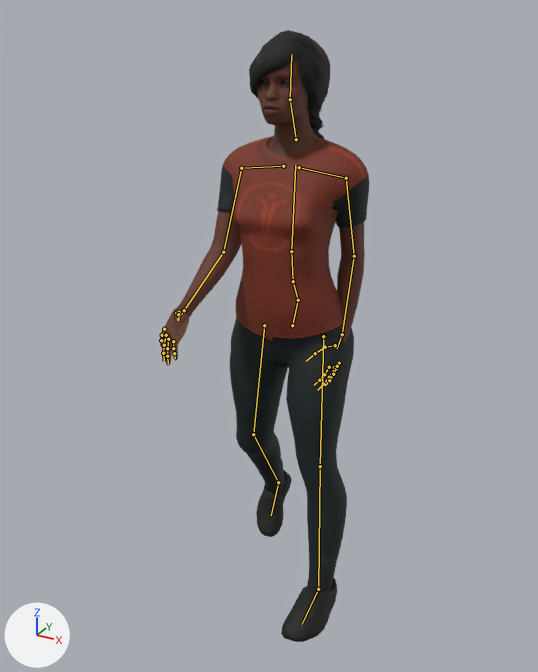
An edit to the glTF model public/models/npcs/braamfontein-creative.glb, drawn before and after from the same camera.
Before and after are seen from a 50 mm camera at (0.937, -1.876, 1.788) aimed at (-0.084, -0.02, 0.86). The lights are fixed; the arrows at lower left show +X, +Y and +Z. The older version comes first. Both versions are drawn at frame 13 of the action 'sprint'; the numbers are the values there. The bones that change, and the others that lie on the model, are drawn over the model as lines.

Names of what the first picture shows: 'EyesMesh', 'HairShoesMesh', 'OutfitMesh', 'SkinMesh'.
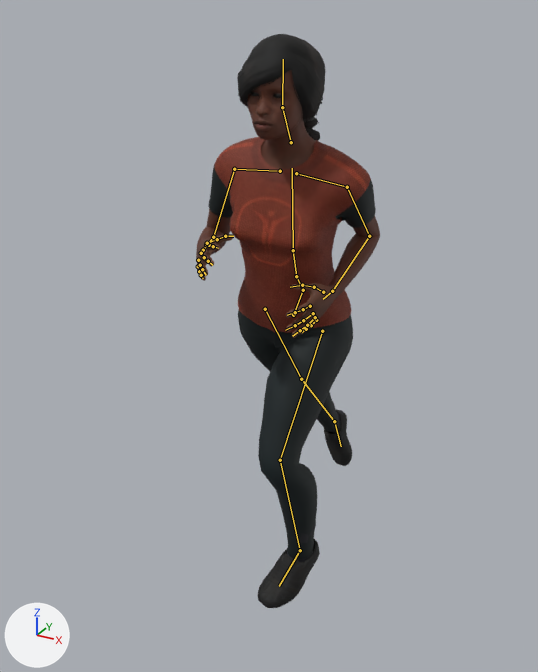
Edits to the scene script, one JSON object a line:
```json
{"block": "bone_hips", "where": "bone_hips = bpy.data.objects['Npc_braamfontein-creative'].pose.bones['Hips']  # child of 'Root'"}
{"op": "set", "path": "bone_hips.location", "old": "(0.0, 0.0, 0.0)", "new": "(0.003, 0.029, 0.02)"}
{"op": "set", "path": "bone_hips.rotation_quaternion", "old": "(0.997, 0.069, -0.012, 0.012)", "new": "(0.995, 0.065, 0.019, -0.073)", "note": "degrees (8, -1, 1) -> degrees (7, 3, -8)"}
{"block": "bone_spine", "where": "bone_spine = bpy.data.objects['Npc_braamfontein-creative'].pose.bones['Spine']  # child of 'Hips'"}
{"op": "set", "path": "bone_spine.rotation_quaternion", "old": "(0.999, -0.038, 0.0, 0.009)", "new": "(0.99, 0.111, 0.062, 0.058)", "note": "degrees (-4, 0, 1) -> degrees (13, 6, 7)"}
{"block": "bone_chest", "where": "bone_chest = bpy.data.objects['Npc_braamfontein-creative'].pose.bones['Chest']  # child of 'Spine'"}
{"op": "set", "path": "bone_chest.rotation_quaternion", "old": "(0.998, -0.052, 0.001, -0.017)", "new": "(0.997, -0.059, 0.006, -0.043)", "note": "degrees (-6, 0, -2) -> degrees (-7, 0, -5)"}
{"block": "bone_upperarm_l", "where": "bone_upperarm_l = bpy.data.objects['Npc_braamfontein-creative'].pose.bones['UpperArm_L']  # child of 'clavicle_l'"}
{"op": "set", "path": "bone_upperarm_l.rotation_quaternion", "old": "(0.921, -0.168, 0.063, -0.347)", "new": "(0.902, -0.25, 0.154, -0.316)", "note": "degrees (-21, 0, -41) -> degrees (-34, 7, -41)"}
{"block": "bone_lowerarm_l", "where": "bone_lowerarm_l = bpy.data.objects['Npc_braamfontein-creative'].pose.bones['LowerArm_L']  # child of 'UpperArm_L'"}
{"op": "set", "path": "bone_lowerarm_l.rotation_quaternion", "old": "(0.999, -0.04, 0.0, 0.0)", "new": "(0.83, 0.557, 0.0, -0.025)", "note": "degrees (-5, 0, 0) -> degrees (68, 2, -2)"}
{"block": "bone_upperarm_r", "where": "bone_upperarm_r = bpy.data.objects['Npc_braamfontein-creative'].pose.bones['UpperArm_R']  # child of 'clavicle_r'"}
{"op": "set", "path": "bone_upperarm_r.rotation_quaternion", "old": "(0.921, 0.168, 0.063, 0.347)", "new": "(0.975, 0.017, -0.136, 0.177)", "note": "degrees (21, 0, 41) -> degrees (-1, -16, 21)"}
{"block": "bone_lowerarm_r", "where": "bone_lowerarm_r = bpy.data.objects['Npc_braamfontein-creative'].pose.bones['LowerArm_R']  # child of 'UpperArm_R'"}
{"op": "set", "path": "bone_lowerarm_r.rotation_quaternion", "old": "(0.999, -0.04, 0.0, 0.0)", "new": "(0.779, 0.627, 0.0, 0.029)", "note": "degrees (-5, 0, 0) -> degrees (78, -2, 3)"}
{"block": "bone_head", "where": "bone_head = bpy.data.objects['Npc_braamfontein-creative'].pose.bones['Head']  # child of 'neck_01'"}
{"op": "set", "path": "bone_head.rotation_quaternion", "old": "(1.0, 0.011, 0.0, 0.006)", "new": "(0.998, -0.06, -0.014, 0.019)", "note": "degrees (1, 0, 1) -> degrees (-7, -1, 2)"}
{"block": "bone_upperleg_l", "where": "bone_upperleg_l = bpy.data.objects['Npc_braamfontein-creative'].pose.bones['UpperLeg_L']  # child of 'Hips'"}
{"op": "set", "path": "bone_upperleg_l.rotation_quaternion", "old": "(0.985, -0.151, -0.019, 0.08)", "new": "(0.932, -0.328, 0.116, 0.099)", "note": "degrees (-18, -1, 9) -> degrees (-38, 16, 6)"}
{"block": "bone_lowerleg_l", "where": "bone_lowerleg_l = bpy.data.objects['Npc_braamfontein-creative'].pose.bones['LowerLeg_L']  # child of 'UpperLeg_L'"}
{"op": "set", "path": "bone_lowerleg_l.rotation_quaternion", "old": "(1.0, -0.014, -0.001, 0.0)", "new": "(0.923, 0.37, 0.0, 0.07)", "note": "degrees (-2, 0, 0) -> degrees (43, -3, 7)"}
{"block": "bone_foot_l", "where": "bone_foot_l = bpy.data.objects['Npc_braamfontein-creative'].pose.bones['Foot_L']  # child of 'LowerLeg_L'"}
{"op": "set", "path": "bone_foot_l.rotation_quaternion", "old": "(1.0, 0.002, 0.0, 0.005)", "new": "(0.988, 0.057, -0.139, 0.02)", "note": "degrees (0, 0, 1) -> degrees (6, -16, 1)"}
{"block": "bone_upperleg_r", "where": "bone_upperleg_r = bpy.data.objects['Npc_braamfontein-creative'].pose.bones['UpperLeg_R']  # child of 'Hips'"}
{"op": "set", "path": "bone_upperleg_r.rotation_quaternion", "old": "(0.999, -0.047, 0.005, -0.017)", "new": "(0.935, 0.286, -0.199, -0.061)", "note": "degrees (-5, 0, -2) -> degrees (36, -20, -14)"}
{"block": "bone_lowerleg_r", "where": "bone_lowerleg_r = bpy.data.objects['Npc_braamfontein-creative'].pose.bones['LowerLeg_R']  # child of 'UpperLeg_R'"}
{"op": "set", "path": "bone_lowerleg_r.rotation_quaternion", "old": "(0.969, 0.245, -0.022, 0.004)", "new": "(0.999, 0.01, 0.0, -0.002)", "note": "degrees (28, -3, 0) -> degrees (1, 0, 0)"}
{"block": "bone_foot_r", "where": "bone_foot_r = bpy.data.objects['Npc_braamfontein-creative'].pose.bones['Foot_R']  # child of 'LowerLeg_R'"}
{"op": "set", "path": "bone_foot_r.rotation_quaternion", "old": "(0.997, 0.077, -0.002, -0.01)", "new": "(0.923, 0.297, 0.232, 0.079)", "note": "degrees (9, 0, -1) -> degrees (39, 22, 18)"}
```

Location of each change, (x1, y1, x2, y2) in pixels of the pictures (538 x 672 px):
```json
{"object": "OutfitMesh", "change": "posed", "before": [217, 136, 370, 590], "after": [208, 137, 376, 559], "on screen": "10% wider, 7% shorter"}
{"object": "SkinMesh", "change": "posed", "before": [160, 59, 365, 366], "after": [196, 70, 380, 338], "on screen": "10% narrower, 13% shorter"}
{"object": "HairShoesMesh", "change": "posed", "before": [249, 30, 339, 642], "after": [237, 34, 352, 608], "on screen": "27% wider, 6% shorter"}
{"object": "EyesMesh", "change": "posed", "before": [261, 80, 290, 85], "after": [251, 92, 283, 98], "on screen": "10% wider, 17% taller"}
{"bone": "Hips", "before": "(292, 325) to (298, 300)", "after": "(293, 315) to (303, 290)"}
{"bone": "Spine", "before": "(298, 300) to (293, 281)", "after": "(303, 290) to (296, 276)"}
{"bone": "Chest", "before": "(293, 281) to (291, 251)", "after": "(296, 276) to (293, 250)"}
{"bone": "UpperArm_L", "before": "(346, 178) to (354, 256)", "after": "(347, 187) to (369, 236)"}
{"bone": "LowerArm_L", "before": "(354, 256) to (342, 334)", "after": "(369, 236) to (332, 291)"}
{"bone": "UpperArm_R", "before": "(241, 168) to (223, 252)", "after": "(234, 169) to (213, 237)"}
{"bone": "LowerArm_R", "before": "(223, 252) to (184, 310)", "after": "(213, 237) to (203, 250)"}
{"bone": "Head", "before": "(290, 99) to (291, 54)", "after": "(282, 107) to (283, 59)"}
{"bone": "UpperLeg_L", "before": "(323, 336) to (320, 466)", "after": "(322, 331) to (280, 460)"}
{"bone": "LowerLeg_L", "before": "(320, 466) to (318, 589)", "after": "(280, 460) to (300, 550)"}
{"bone": "Foot_L", "before": "(318, 589) to (302, 624)", "after": "(300, 550) to (279, 586)"}
{"bone": "UpperLeg_R", "before": "(264, 325) to (253, 434)", "after": "(265, 309) to (301, 379)"}
{"bone": "LowerLeg_R", "before": "(253, 434) to (278, 482)", "after": "(301, 379) to (334, 421)"}
{"bone": "Foot_R", "before": "(278, 482) to (271, 515)", "after": "(334, 421) to (341, 446)"}
```
